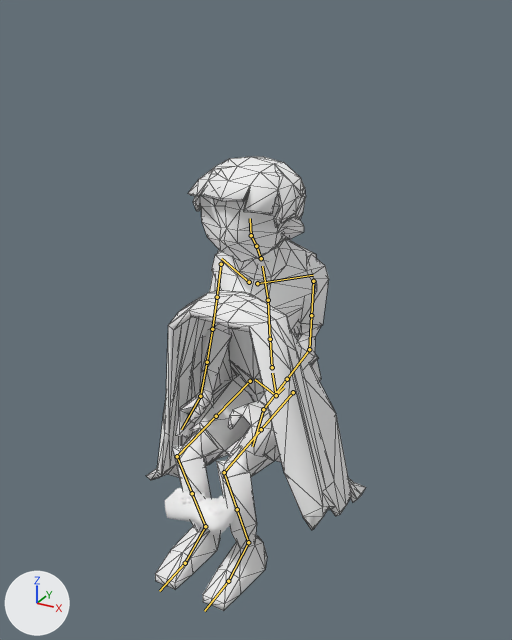
Renders of the glTF model assets/models/joaquim.glb from each side of a commit.
Before and after are seen from a camera (50 mm lens) standing at (0.721, -1.383, 1.207) and looking at (0.023, -0.114, 0.573). Lighting does not change. The marker at lower left points along +X, +Y and +Z. Both versions are drawn at frame 1 of the action 'sitting'; the numbers are the values there. The bones that bend it are drawn over the model as lines. Mesh edges are drawn as thin lines on the coarser meshes.

Names of what the first picture shows: 'blanket', 'controller', 'joaquim'.
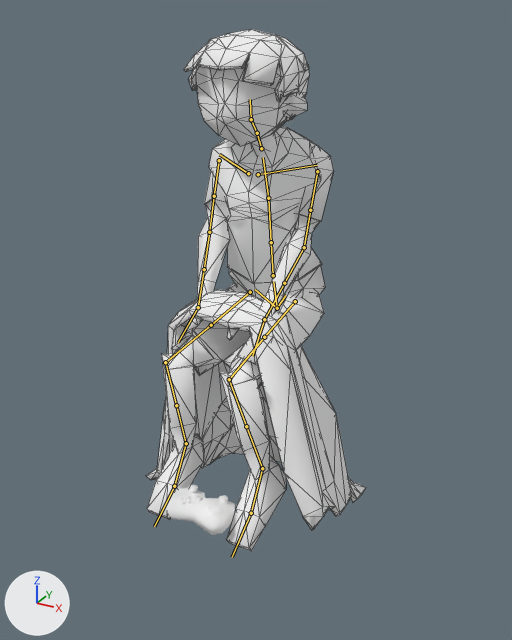
Pixel boxes [x1, y1, x2, y2] of what changed, in the pictures (512 x 640 px):
'joaquim', posed (7% wider, 15% taller): before [155, 157, 329, 611]; after [147, 29, 334, 551]
bone 'DEF-spine', root to tip: before (276, 395) to (272, 373); after (277, 308) to (273, 281)
bone 'DEF-upper_arm.L', root to tip: before (313, 281) to (311, 315); after (317, 171) to (310, 210)
bone 'DEF-forearm.L', root to tip: before (309, 349) to (287, 379); after (304, 247) to (284, 283)
bone 'DEF-hand.L', root to tip: before (263, 409) to (252, 446); after (264, 319) to (252, 356)
bone 'DEF-upper_arm.R', root to tip: before (221, 264) to (217, 297); after (219, 160) to (214, 196)
bone 'DEF-forearm.R', root to tip: before (212, 329) to (207, 362); after (209, 232) to (204, 269)
bone 'DEF-hand.R', root to tip: before (200, 396) to (181, 429); after (198, 307) to (178, 342)
bone 'DEF-thigh.L', root to tip: before (293, 392) to (261, 429); after (295, 301) to (264, 337)
bone 'DEF-thigh.L.001', root to tip: before (261, 429) to (224, 472); after (264, 337) to (229, 379)
bone 'DEF-shin.L', root to tip: before (224, 472) to (237, 509); after (229, 379) to (246, 426)
bone 'DEF-foot.L', root to tip: before (248, 542) to (228, 581); after (262, 468) to (251, 513)
bone 'DEF-thigh.R', root to tip: before (250, 381) to (216, 416); after (250, 292) to (211, 325)
bone 'DEF-thigh.R.001', root to tip: before (216, 416) to (177, 456); after (211, 325) to (165, 362)
bone 'DEF-shin.R', root to tip: before (177, 456) to (192, 493); after (165, 362) to (176, 405)
bone 'DEF-foot.R', root to tip: before (205, 526) to (185, 563); after (186, 443) to (174, 486)

The edits, one by one:
Bone 'DEF-spine' (bone_def_spine) moves from (0.0, -0.313, 0.081) to (0.0, -0.077, 0.02).
Bone 'DEF-upper_arm.L' (bone_def_upper_arm_l) turns from (36, 2, -7) to (45, 3, -8) degrees about its own x, y and z.
Bone 'DEF-forearm.L' (bone_def_forearm_l) turns from (36, 4, -1) to (14, 4, -1) degrees about its own x, y and z.
Bone 'DEF-hand.L' (bone_def_hand_l) turns from (-13, 20, 15) to (-1, 18, 23) degrees about its own x, y and z.
Bone 'DEF-upper_arm.R' (bone_def_upper_arm_r) turns from (42, -2, 5) to (54, -4, 7) degrees about its own x, y and z.
Bone 'DEF-forearm.R' (bone_def_forearm_r) turns from (29, -6, 1) to (1, -6, 1) degrees about its own x, y and z.
Bone 'DEF-hand.R' (bone_def_hand_r) turns from (-17, 1, -26) to (-2, 6, -24) degrees about its own x, y and z.
Bone 'DEF-thigh.L' (bone_def_thigh_l) turns from (-80, 0, 0) to (-77, -2, -3) degrees about its own x, y and z.
Bone 'DEF-thigh.L.001' (bone_def_thigh_l_001) turns from (0, 0, 0) to (0, 1, 0) degrees about its own x, y and z.
Bone 'DEF-shin.L' (bone_def_shin_l) turns from (91, 0, 0) to (87, 2, -1) degrees about its own x, y and z.
Bone 'DEF-foot.L' (bone_def_foot_l) turns from (-10, 0, 0) to (25, -4, 4) degrees about its own x, y and z.
Bone 'DEF-thigh.R' (bone_def_thigh_r) turns from (-80, 0, 0) to (-77, 2, 3) degrees about its own x, y and z.
Bone 'DEF-thigh.R.001' (bone_def_thigh_r_001) turns from (0, 0, 0) to (0, -2, 0) degrees about its own x, y and z.
Bone 'DEF-shin.R' (bone_def_shin_r) turns from (91, 0, 0) to (87, -2, 1) degrees about its own x, y and z.
Bone 'DEF-foot.R' (bone_def_foot_r) turns from (-10, 0, 0) to (25, 5, -5) degrees about its own x, y and z.
